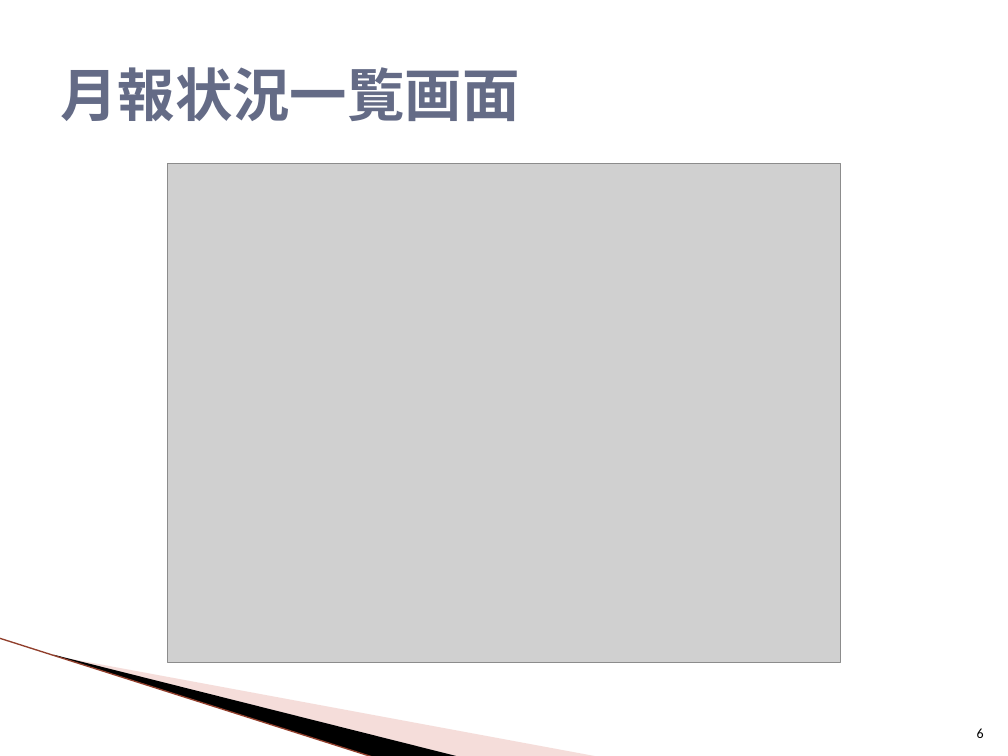
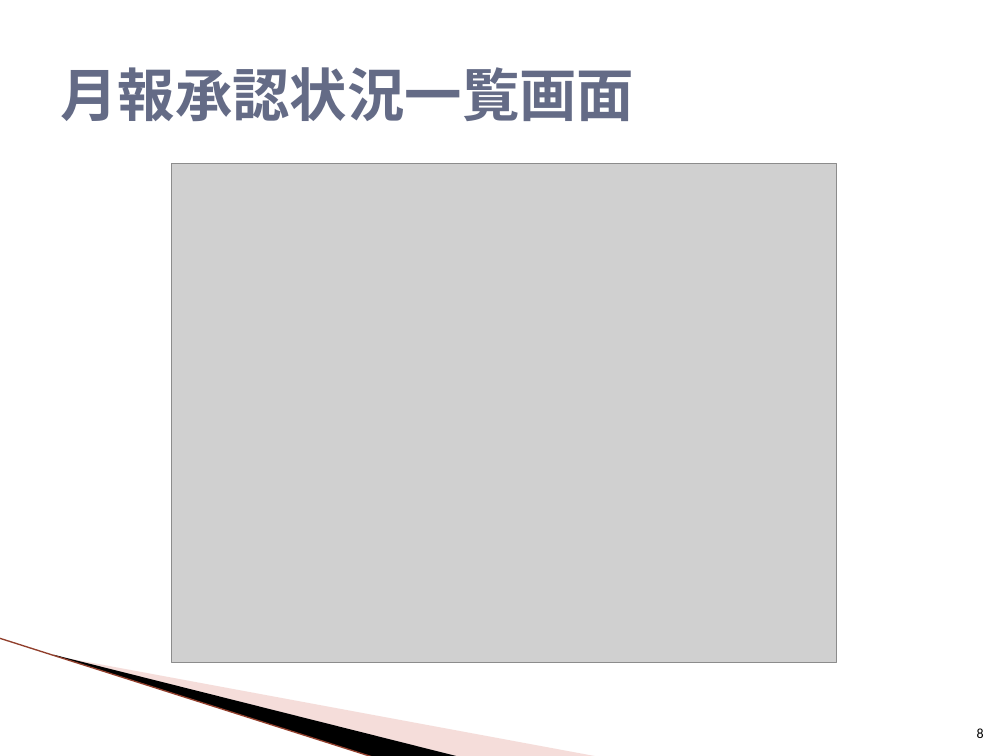
Before and after one commit to around7days/AppFreeMemo, a slide deck: slide 8 of 設計書/3_月報管理システム 画面デザインイメージ.pptx (slide 6 before the commit). Drawn at 1008x756 pixels with LibreOffice and Linux fonts; fonts in the diff are those of the drawing; grey boxes stand for pictures; background and template pictures are left out. Boxes give left, top, right and bottom in pixels: in the first picture for what was removed or moved away, otherwise in the second. Text is boxed around its words. In the diff, an @@ line names an element or a change of style, - is before the commit and + after.

```diff
--- a/設計書/3_月報管理システム 画面デザインイメージ.pptx
+++ b/設計書/3_月報管理システム 画面デザインイメージ.pptx
@@ title at box(60, 67, 634, 121): text changed @@
-月報状況一覧画面
+月報承認状況一覧画面
@@ picture: place and size @@
-picture at box(167, 163, 841, 662)
+picture at box(171, 163, 837, 662)
@@ page number at box(977, 728, 984, 738): text changed @@
-6
+8
```
Also in this commit, not shown: 4 other slides changed, 3 slides added, 2 other files.
